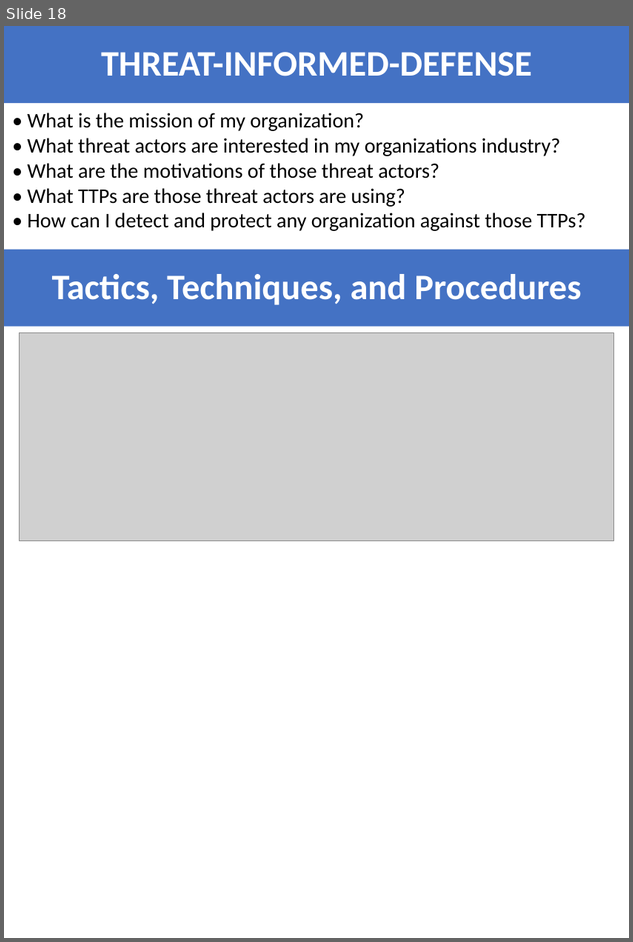
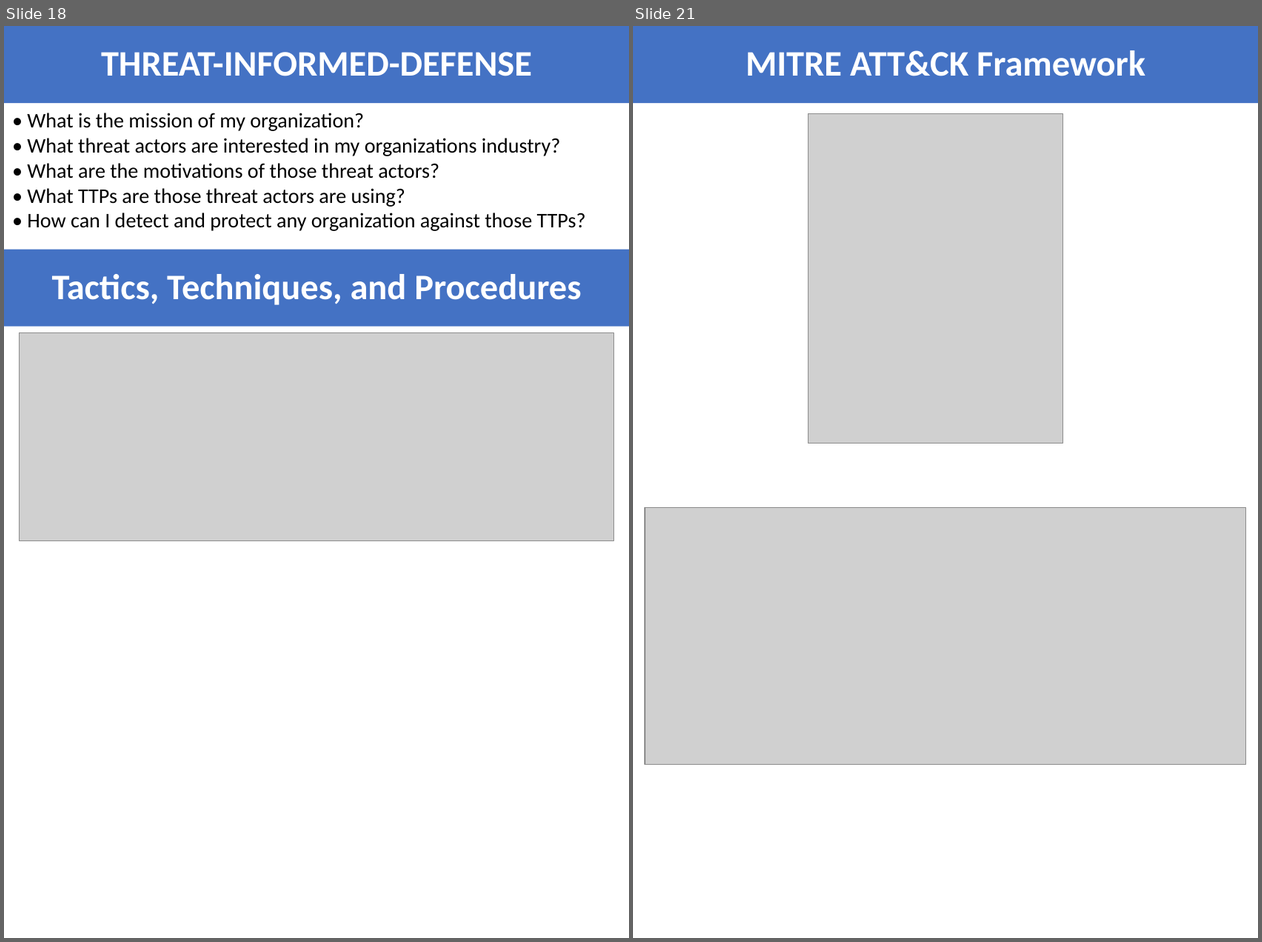
Before and after one commit to shankarpradhan/Networking, a slide deck: SASE/MITRE_ATTACK.pptx. Shown side by side, each under a label of ours: slide 18 before the commit, slides 18 and 21 after it; the slides between them are not shown. The pictures are 633x942 and 1262x942 pixels, drawn with LibreOffice and Linux fonts; fonts in the diff are those of the drawing; grey boxes stand for pictures. Boxes give left, top, right and bottom in pixels: in the first picture for what was removed or moved away, otherwise in the second. Text is boxed around its words. In the diff, an @@ line names an element or a change of style, - is before the commit and + after.

```diff
--- a/SASE/MITRE_ATTACK.pptx
+++ b/SASE/MITRE_ATTACK.pptx
@@ slide 21 added at (x1=633, y1=26, x2=1258, y2=938), background #FFFFFF @@
@@ title added at (x1=633, y1=26, x2=1258, y2=104), fill #4472C4, 31 pt, text #FFFFFF, bold @@
+MITRE ATT&CK Framework
@@ picture added at (x1=808, y1=113, x2=1063, y2=443) @@
@@ picture added at (x1=645, y1=507, x2=1245, y2=764) @@
```
Also in this commit, not shown: 15 other slides added, 11 other files.
